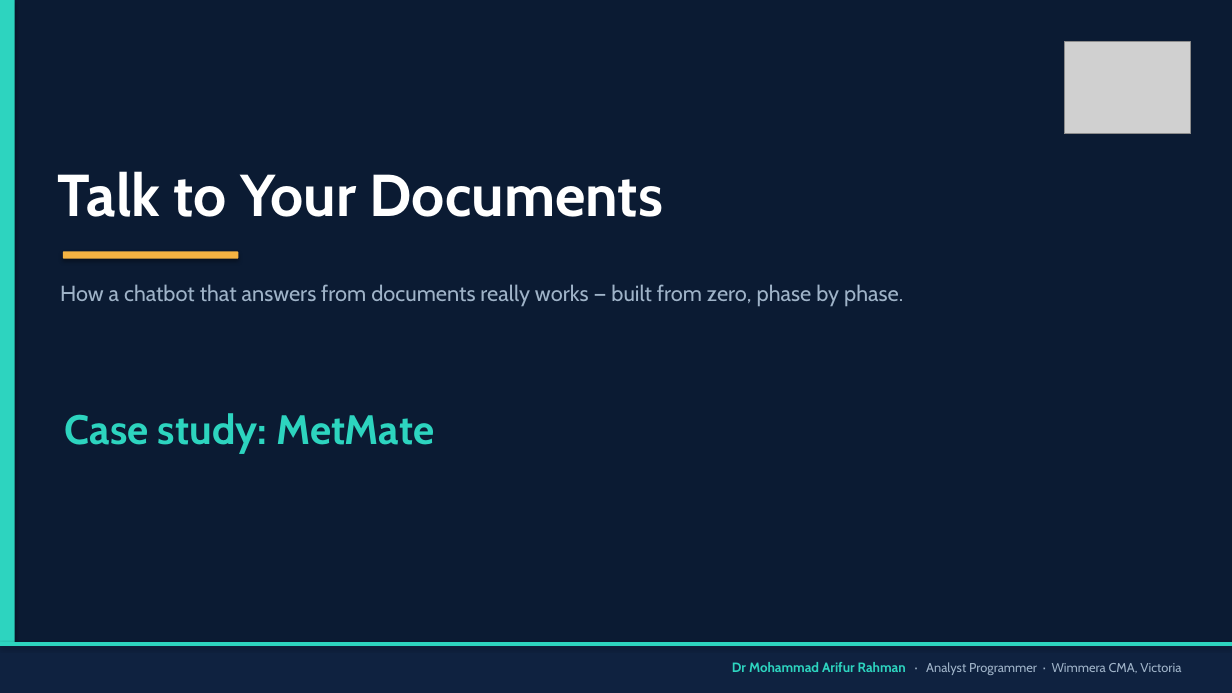
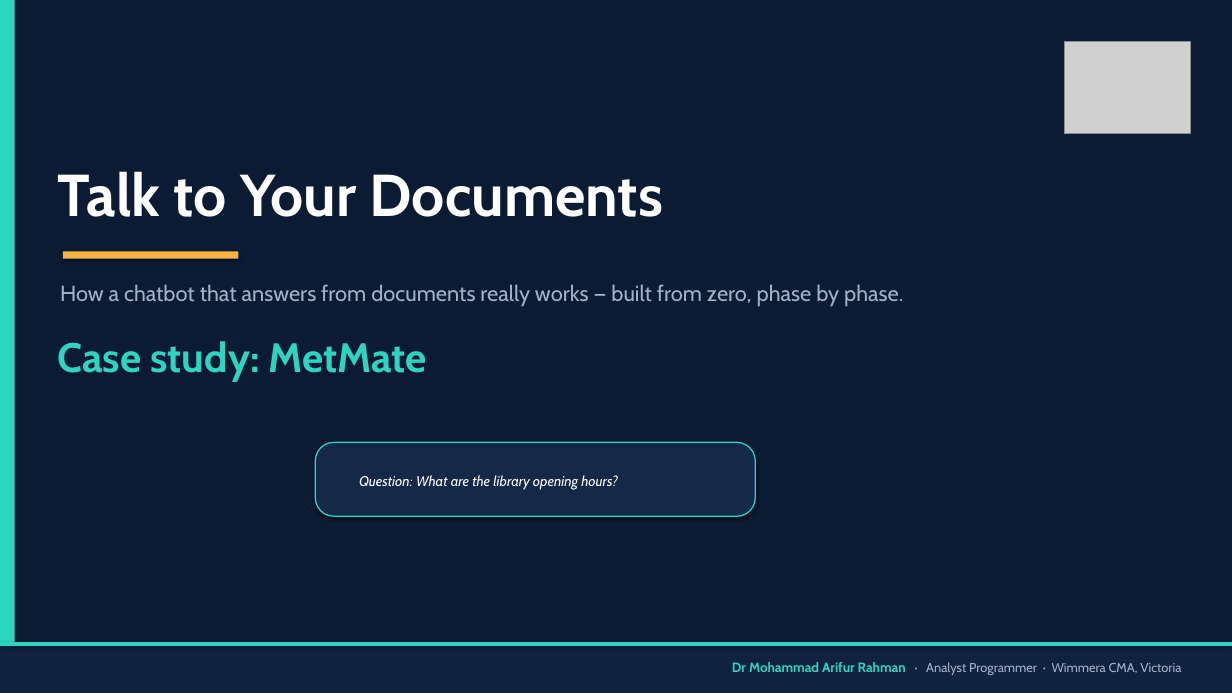
Before and after one commit to arifwcma/induction, a slide deck: slide 1 of lecture/deck.pptx. Drawn at 1232x693 pixels with LibreOffice and Linux fonts; fonts in the diff are those of the drawing; grey boxes stand for pictures. Boxes give left, top, right and bottom in pixels: in the first picture for what was removed or moved away, otherwise in the second. Text is boxed around its words. In the diff, an @@ line names an element or a change of style, - is before the commit and + after.

```diff
--- a/lecture/deck.pptx
+++ b/lecture/deck.pptx
@@ text "Case study: MetMate": place and size @@
-text "Case study: MetMate" at bbox=[65, 413, 434, 454]
+text "Case study: MetMate" at bbox=[57, 341, 427, 382]
@@ rounded rectangle added at bbox=[315, 443, 755, 517], fill #142847, outline #2DD4BF 1 pt @@
@@ text added at bbox=[359, 475, 618, 490], 11 pt, text #FFFFFF, italic @@
+Question: What are the library opening hours?
```
Also in this commit, not shown: 13 other slides changed, 2 other files.
